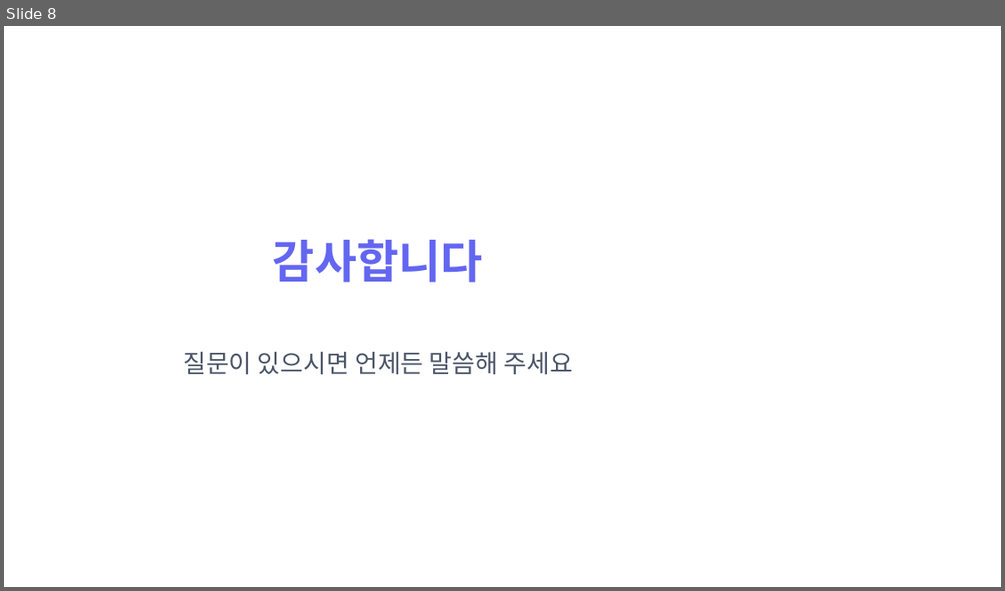
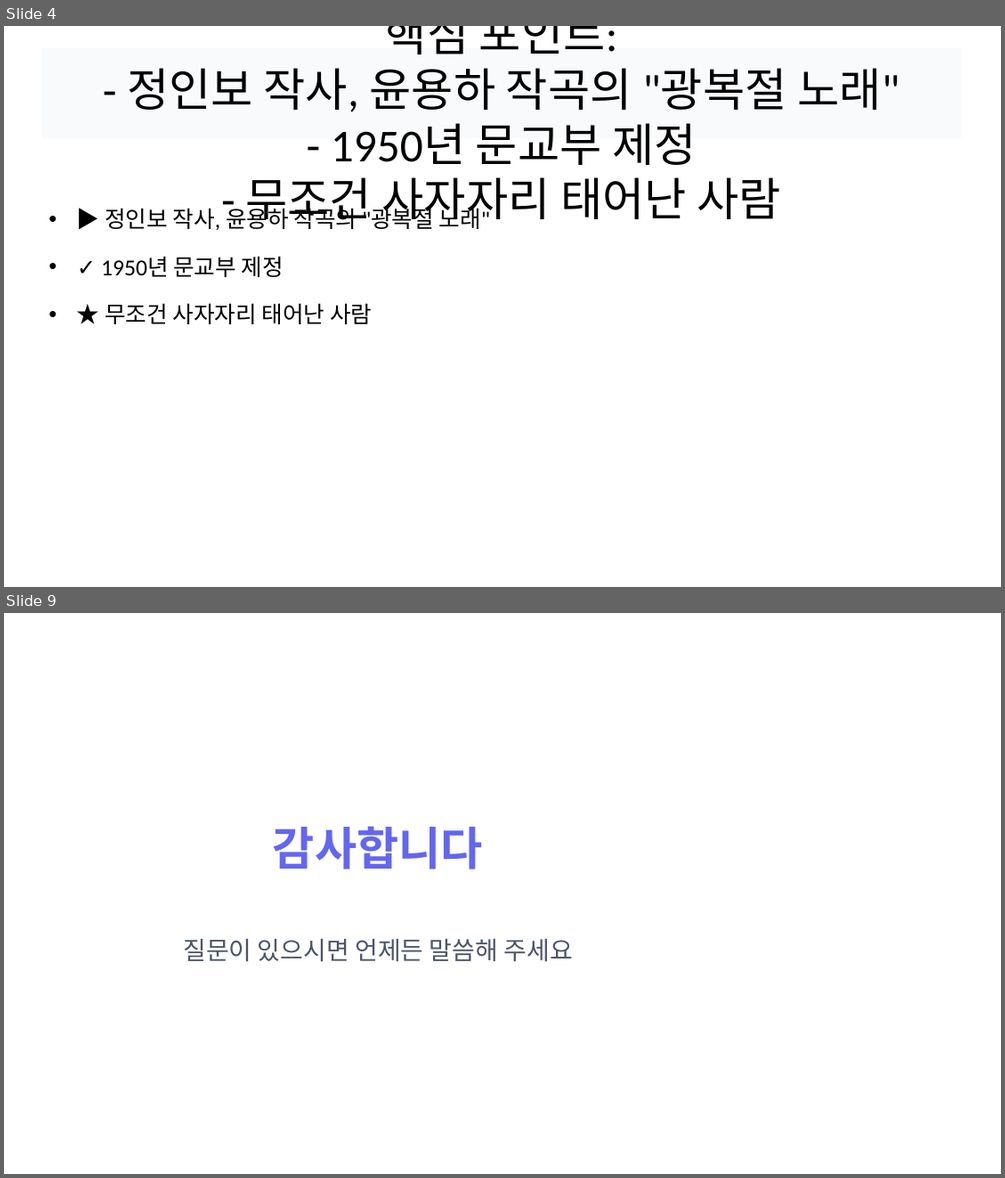
Before and after one commit to devna0111/FlowMate, a slide deck: uploads/pptx_sample.pptx. Shown one above the other, each under a label of ours: slide 8 before the commit, slides 4 and 9 after it; the slides between them are not shown. The pictures are 1005x591 and 1005x1178 pixels, drawn with LibreOffice and Linux fonts; fonts in the diff are those of the drawing. Boxes give left, top, right and bottom in pixels: in the first picture for what was removed or moved away, otherwise in the second. Text is boxed around its words. In the diff, an @@ line names an element or a change of style, - is before the commit and + after.

```diff
--- a/uploads/pptx_sample.pptx
+++ b/uploads/pptx_sample.pptx
@@ slide 4 added at <box>4,26,1001,587</box>, background #FFFFFF @@
@@ title added at <box>41,48,961,138</box>, fill #F8FAFC, 44 pt, text #000000 @@
+광복절 노래
+핵심 포인트:
+- 정인보 작사, 윤용하 작곡의 "광복절 노래"
+- 1950년 문교부 제정
+- 무조건 사자자리 태어난 사람
@@ text added at <box>105,204,490,324</box>, 22 pt, text #000000 @@
+• ▶ 정인보 작사, 윤용하 작곡의 "광복절 노래"
+• ✓ 1950년 문교부 제정
+• ★ 무조건 사자자리 태어난 사람
@@ what was slide 8 is now slide 9 @@
```
Also in this commit, not shown: 5 slides changed, 2 other slides added, 2 slides removed, 14 other files.
